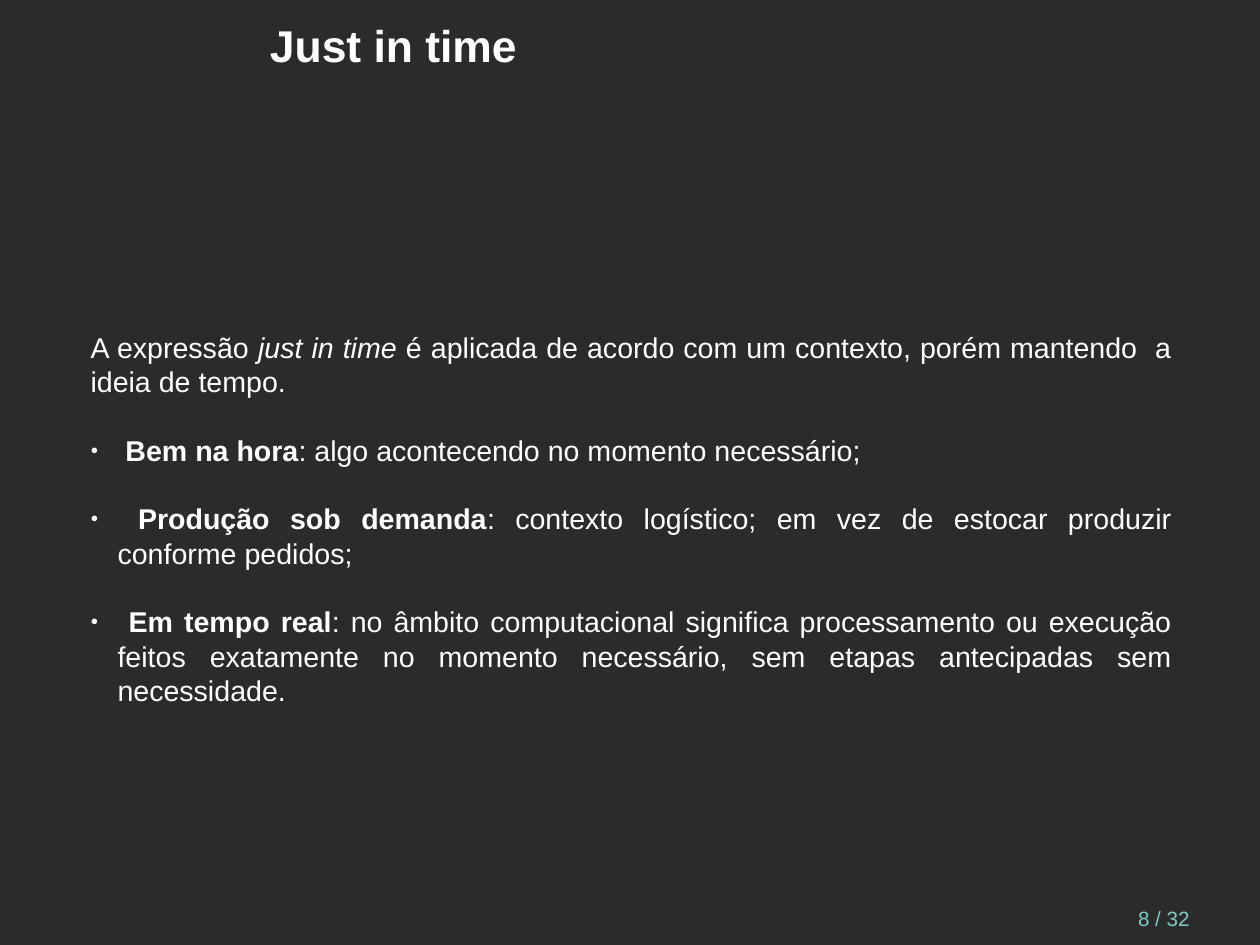
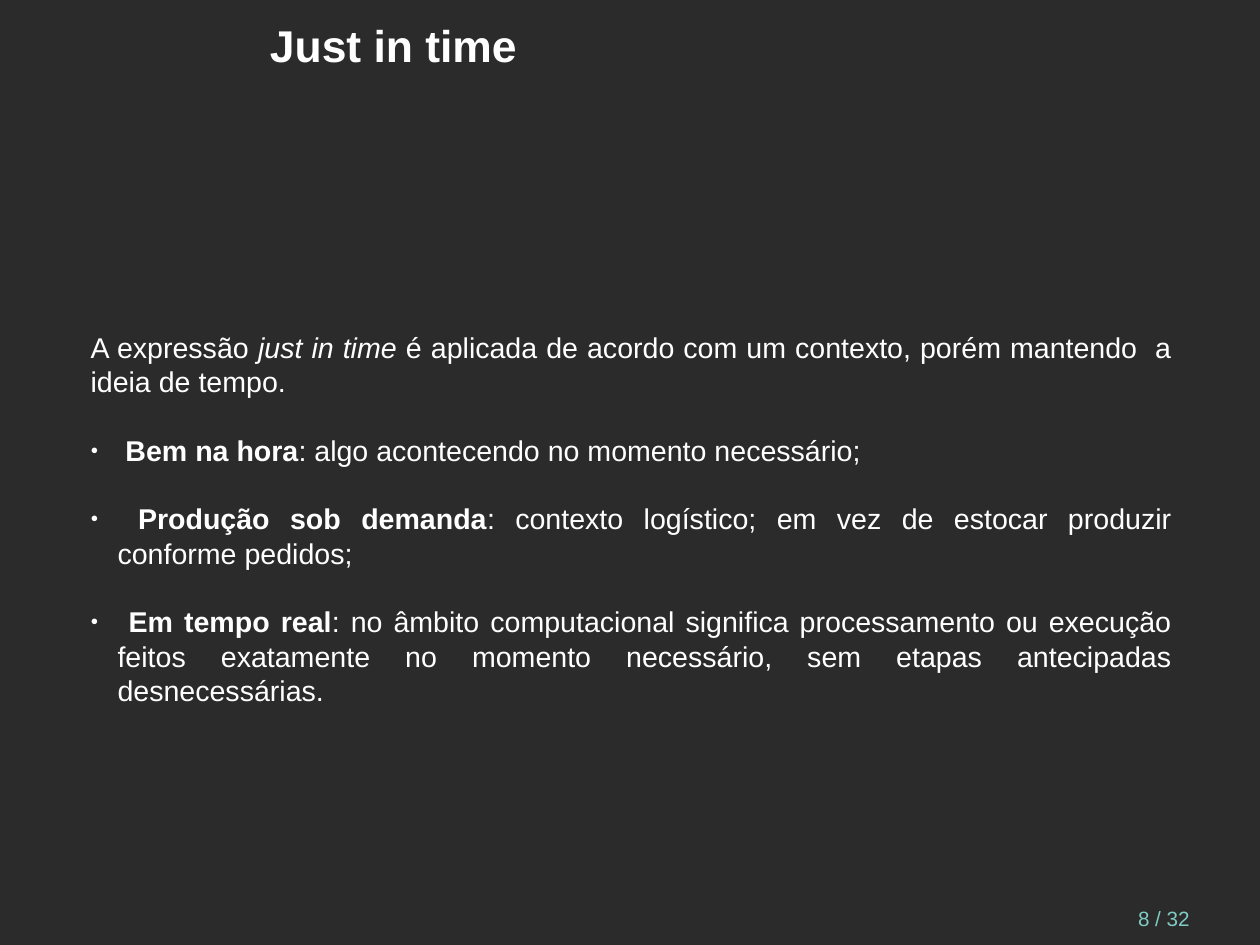
Before and after one commit to juliano777/my_slides, a slide deck: slide 8 of postgresql/pgconf/2025/jit/jit-pt_br.odp. Drawn at 1260x945 pixels with LibreOffice and Linux fonts; fonts in the diff are those of the drawing; background and template pictures are left out; a plain dark background stands for a picture behind light text. Boxes give left, top, right and bottom in pixels: in the first picture for what was removed or moved away, otherwise in the second. Text is boxed around its words. In the diff, an @@ line names an element or a change of style, - is before the commit and + after.

```diff
--- a/postgresql/pgconf/2025/jit/jit-pt_br.odp
+++ b/postgresql/pgconf/2025/jit/jit-pt_br.odp
@@ text at [118, 611, 1171, 702]: text changed @@
-● Em tempo real: no âmbito computacional significa processamento ou execução feitos exatamente no momento necessário, sem etapas antecipadas sem necessidade.
+● Em tempo real: no âmbito computacional significa processamento ou execução feitos exatamente no momento necessário, sem etapas antecipadas desnecessárias.
```
Also in this commit, not shown: 6 other slides changed, 1 other file.
